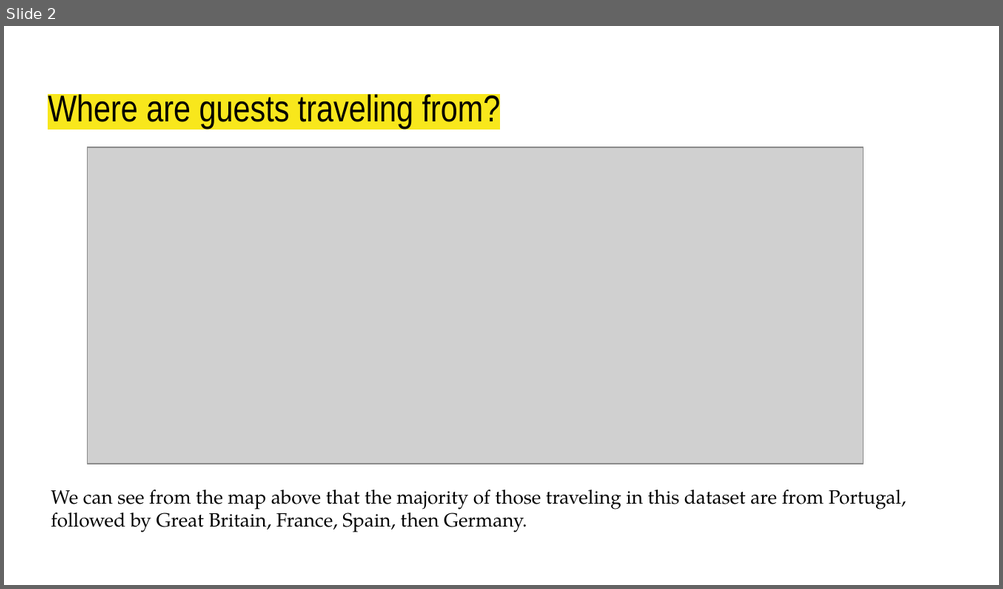
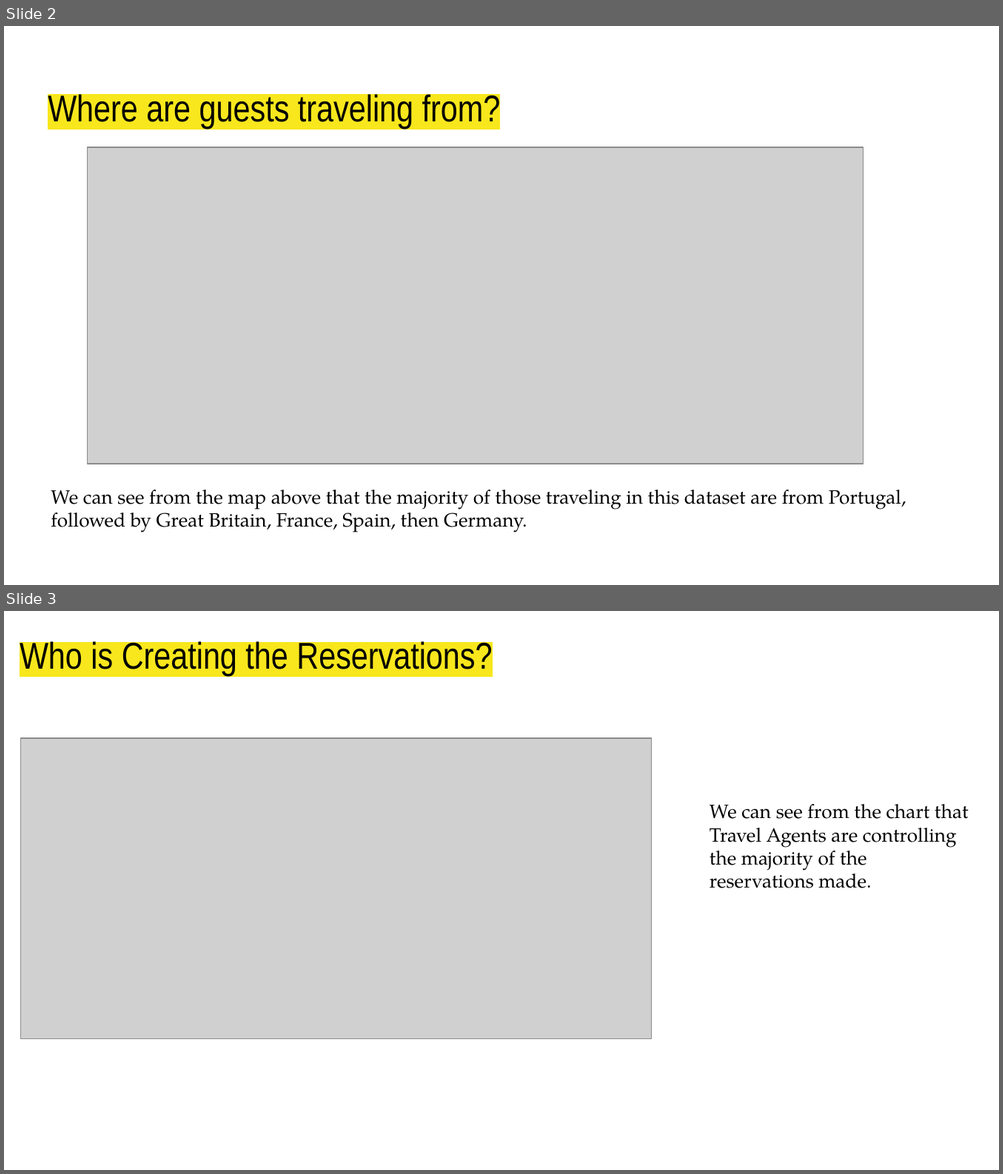
Before and after one commit to cole-beach/Hotel-Booking-Demand, a slide deck: Hotel Booking Demand.pptx. Shown one above the other, each under a label of ours: slide 2 before the commit, slides 2 and 3 after it. The pictures are 1003x589 and 1003x1174 pixels, drawn with LibreOffice and Linux fonts; fonts in the diff are those of the drawing; grey boxes stand for pictures. Boxes give left, top, right and bottom in pixels: in the first picture for what was removed or moved away, otherwise in the second. Text is boxed around its words. In the diff, an @@ line names an element or a change of style, - is before the commit and + after.

```diff
--- a/Hotel Booking Demand.pptx
+++ b/Hotel Booking Demand.pptx
@@ slide 3 added at [4, 611, 999, 1170], background #FFFFFF @@
@@ title added at [20, 638, 492, 676], 27 pt, text #000000 @@
+Who is Creating the Reservations?
@@ picture added at [21, 738, 652, 1039] @@
@@ text added at [709, 804, 968, 889], 14 pt, text #000000 @@
+We can see from the chart that Travel Agents are controlling the majority of the reservations made.
```
Also in this commit, not shown: 1 other slide added.
